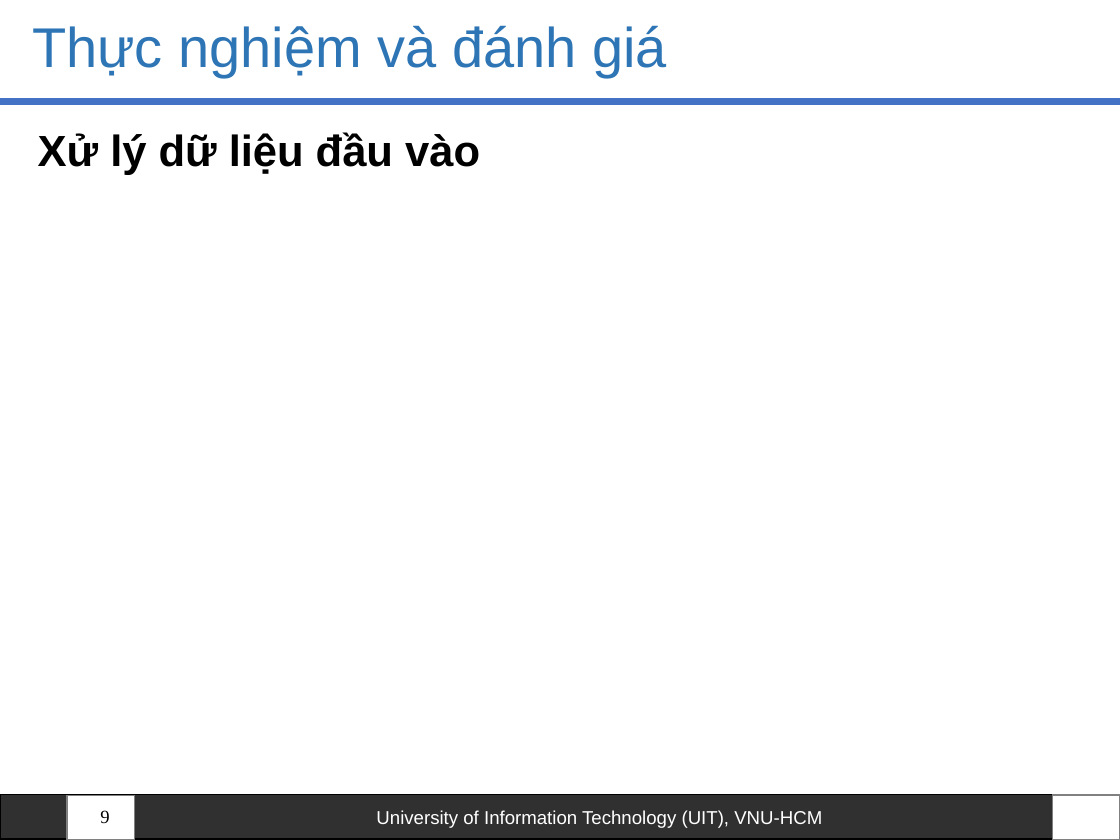
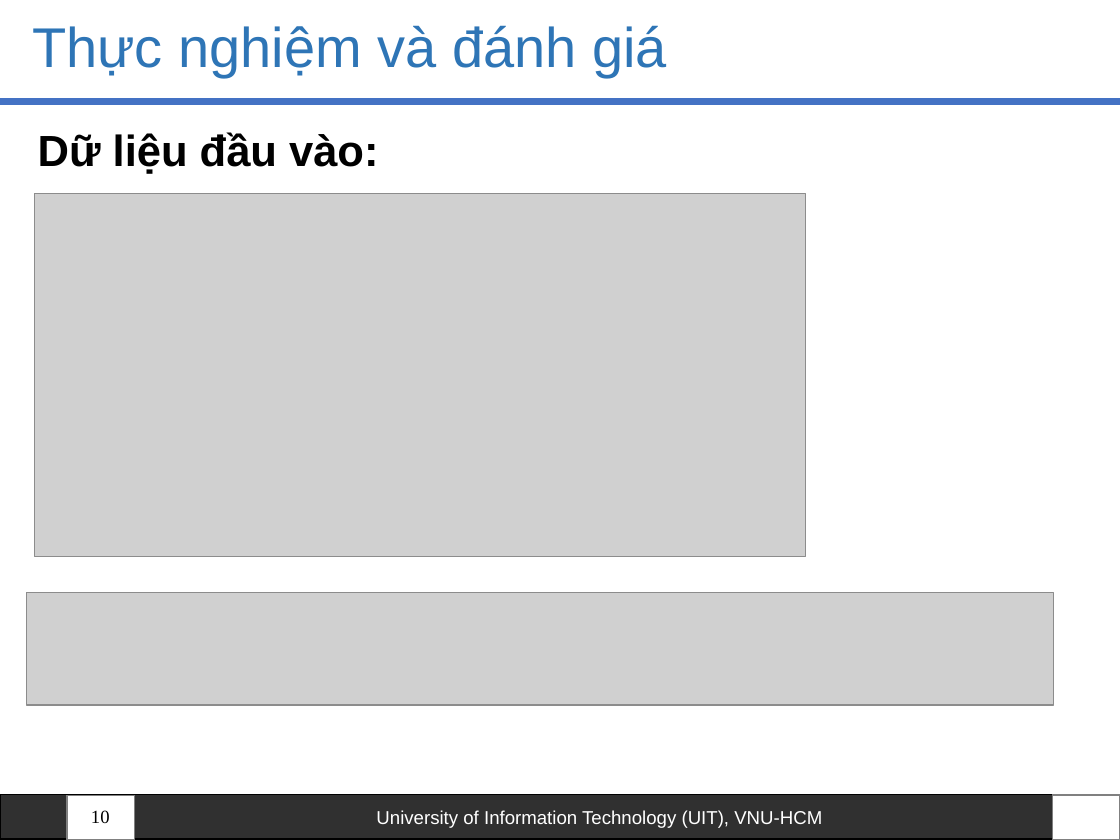
Before and after one commit to HoanHang/AI-UIT, a slide deck: slide 10 of Python_ML/Report/Slide - Bao Cao Cuoi Ki - Python.pptx (slide 9 before the commit). Drawn at 1120x840 pixels with LibreOffice and Linux fonts; fonts in the diff are those of the drawing; grey boxes stand for pictures; background and template pictures are left out. Boxes give left, top, right and bottom in pixels: in the first picture for what was removed or moved away, otherwise in the second. Text is boxed around its words. In the diff, an @@ line names an element or a change of style, - is before the commit and + after.

```diff
--- a/Python_ML/Report/Slide - Bao Cao Cuoi Ki - Python.pptx
+++ b/Python_ML/Report/Slide - Bao Cao Cuoi Ki - Python.pptx
@@ text at (38,132,378,174): text changed @@
-Xử lý dữ liệu đầu vào
+Dữ liệu đầu vào:
@@ picture added at (35,194,805,557) @@
@@ picture added at (27,592,1054,704) @@
@@ page number at (91,810,110,823): text changed @@
-9
+10
```
Also in this commit, not shown: 8 other slides changed, 2 slides removed, 1 other file.
